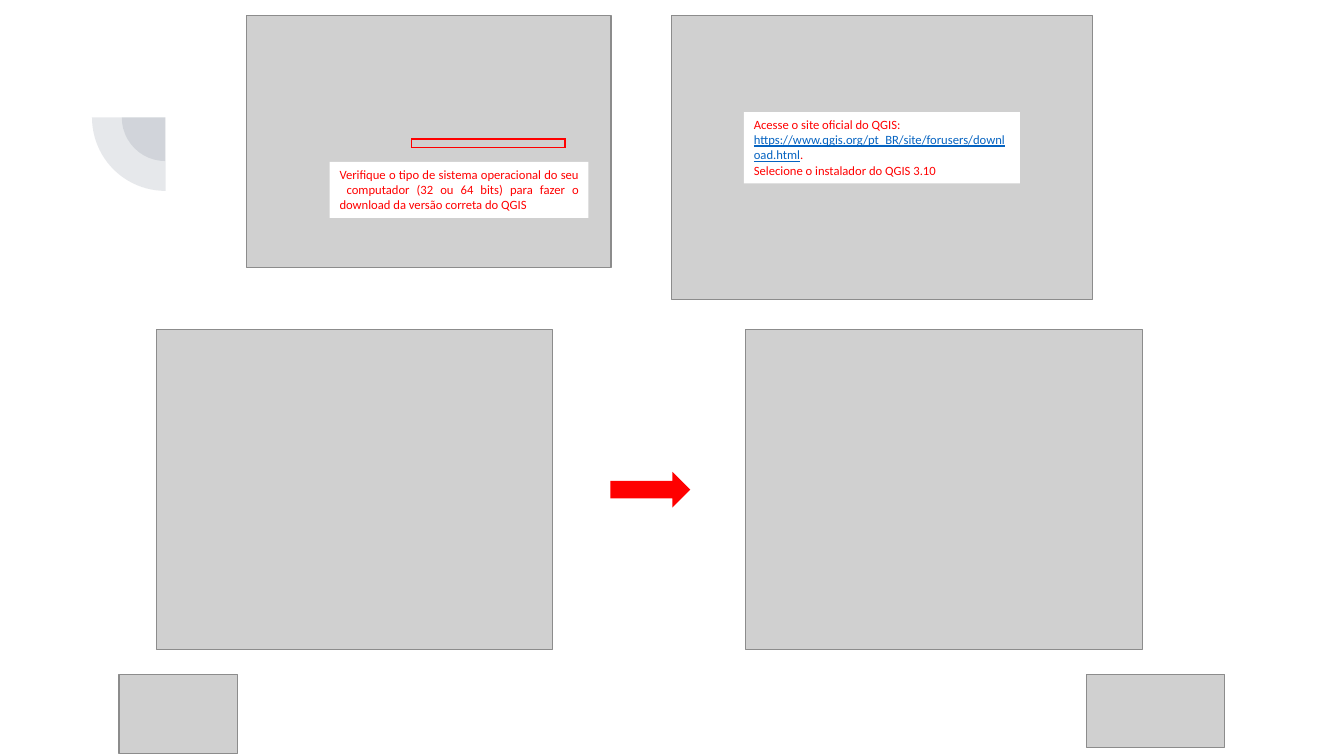
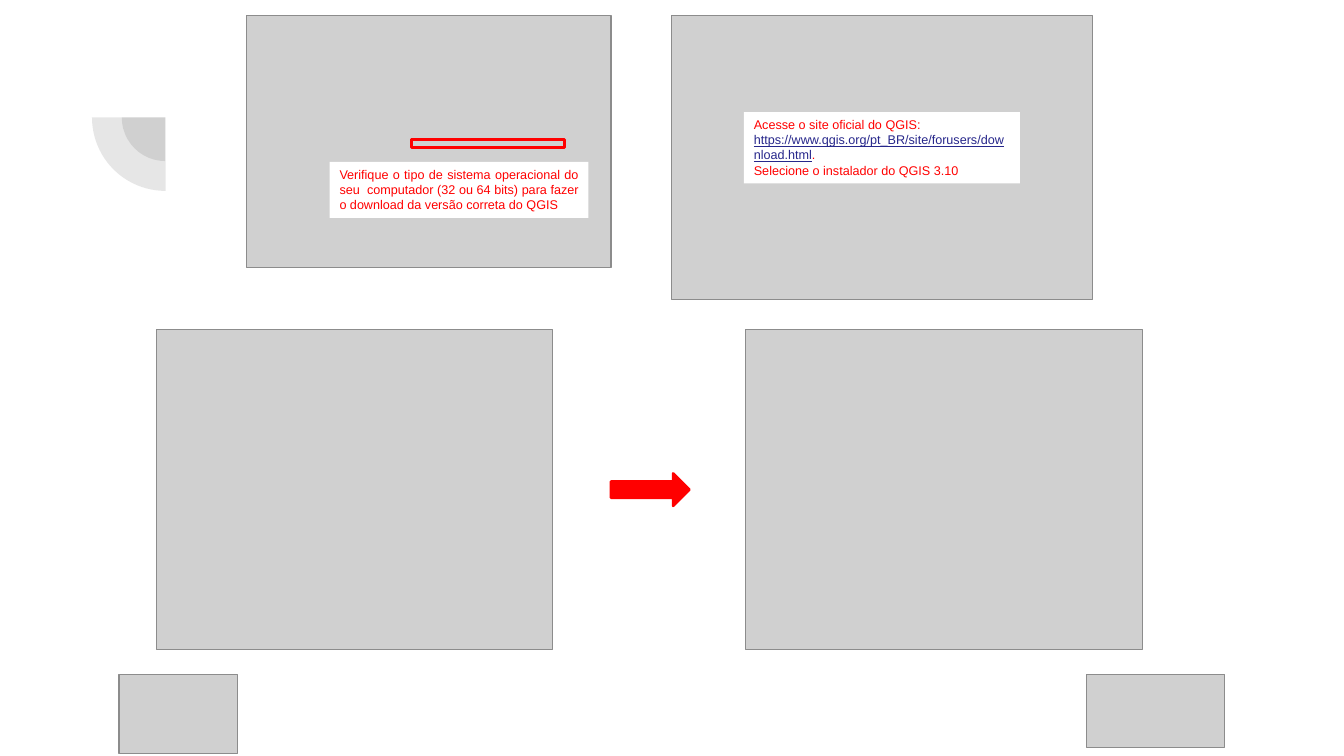
Before and after one commit to thsdornelas/curso_qgis, a slide deck: slide 3 of slides/Instalacao_QGIS.pptx (slide 2 before the commit). Drawn at 1344x756 pixels with LibreOffice and Linux fonts; fonts in the diff are those of the drawing; grey boxes stand for pictures. Boxes give left, top, right and bottom in pixels: in the first picture for what was removed or moved away, otherwise in the second. Text is boxed around its words. In the diff, an @@ line names an element or a change of style, - is before the commit and + after.

```diff
--- a/slides/Instalacao_QGIS.pptx
+++ b/slides/Instalacao_QGIS.pptx
@@ rectangle "Acesse o site oficial do ..." at box(744, 112, 1020, 184): font Calibri to Arial; text colour #0563C1 to #27278B in "https://www.qgis.org/pt_BR/site/forusers/download.html." @@
@@ rectangle "Verifique o tipo de sistema ..." at box(330, 162, 589, 219): font Calibri to Arial @@
```
Also in this commit, not shown: 3 other slides changed, 1 slide added, 1 other file.
